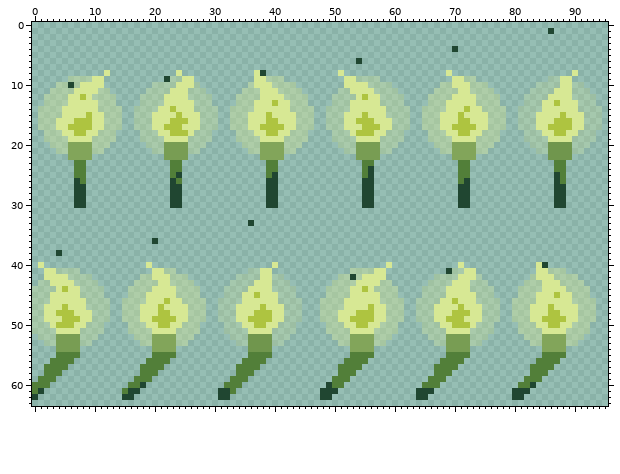
A sprite sheet gets an edit: platformer/assets/images/gearboy/torch.png. The picture above is the old version.
The file is 96x64 pixels. Colours within 5 levels of each other are drawn and written as one.
After the commit:
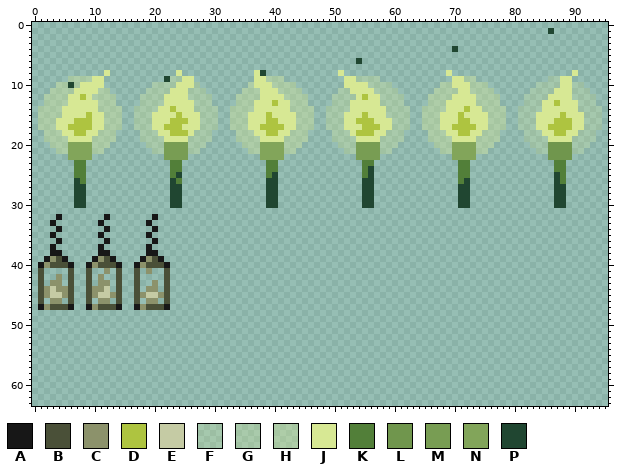
Palette (. is transparent): A #171717  B #4a5038  C #8c926b  D #aec440  E #c5cba4  F #d7e8943a  G #d7e8944a  H #d7e8945e  J #d7e894  K #527f39  L #70964d  M #789d53  N #82a55a  P #204631
The exact change:
Changed rows in their new state; - is an unchanged pixel.
first column x 0:
32 ----A-------A-------A-------------------------------------------------------------------------
33 ---A-------A-------A----------------.---------------------------------------------------------
34 ----A-------A-------A-------------------------------------------------------------------------
35 ---A-------A-------A--------------------------------------------------------------------------
36 ----A-------A-------A-------------------------------------------------------------------------
37 ---A-------A-------A--------------------------------------------------------------------------
38 ---AA------AA------AA-------------------------------------------------------------------------
39 --ACBA----ACBA----ACBA------------------------------------------------------------------------
40 -ACBBBA--ACBBBA--ACBBBA-----------------.------------------.-----------.------------..--------
41 -B....B.-B--C-B--B-C..B.------------....-------------......----------.....----------.....-----
42 -B..C.B..B-C--B--B....B...--------........---------........--------........--------........---
43 -B.CC.B..B.CC-B--B..C.B....------..........-------..........------..........------..........--
44 .BCECCB..BCCE-B-.B.CC.B.....----............-----............----............----............-
45 .BCEECB..BCEECB-.BCEECB.....----............-----............----............----............-
46 .B.CC.B..B.CC-B..B.CC.B......--..............---..............--..............--..............
47 .ACBBBA..ACBBBA..ACBBBA......--..............---..............--..............--..............
48 .............--..............--..............---..............--..............--..............
49 .............--..............--..............---..............--..............--..............
50 ............----............----............-----............----............----............-
51 ............----............----............-----............----............----............-
52 -..........------..........------..........-------..........------..........------..........--
53 --........--------........--------........---------........--------........--------........---
54 ----....------------....------------....-------------....------------....------------....-----
55 ----....------------....------------....-------------....------------....------------....-----
56 ---....------------....------------....-------------....------------....------------....------
57 --....------------....------------....-------------....------------....------------....-------
58 --...-------------...-------------...--------------...-------------...-------------...--------
59 -...-------------...-------------...--------------...-------------...-------------...---------
60 ...-------------...-------------...--------------...-------------...-------------...----------
61 ..-------------...-------------...--------------...-------------...-------------...-----------
62 .--------------..--------------..---------------..--------------..--------------..------------
